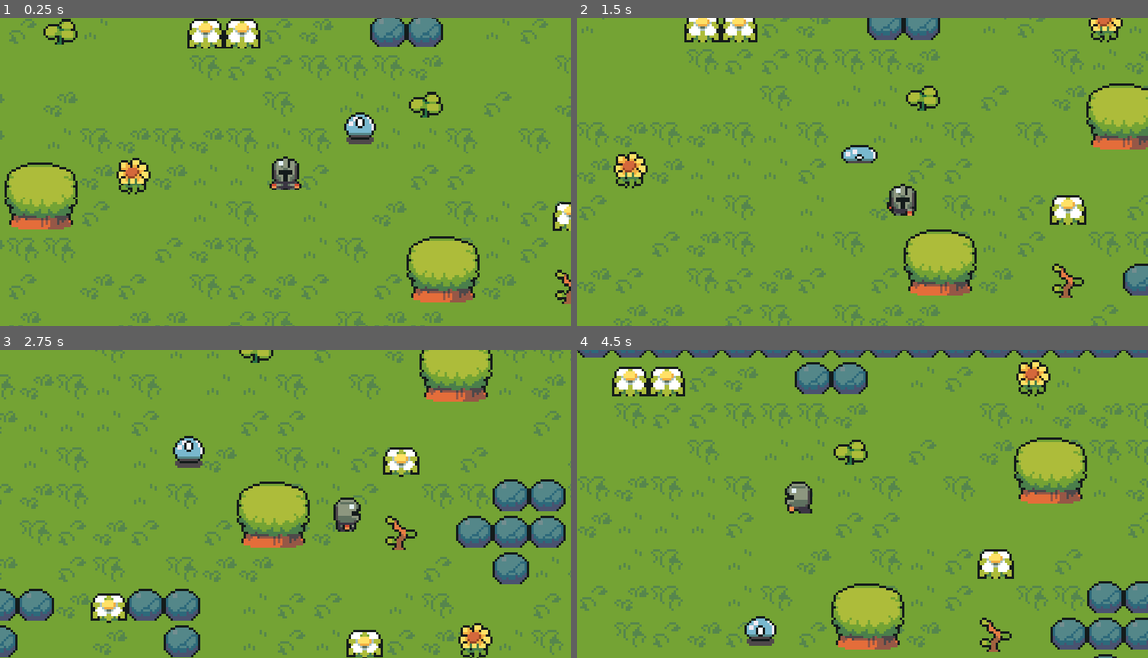
Above: before the commit, frames 1-4 (two rows, left to right).
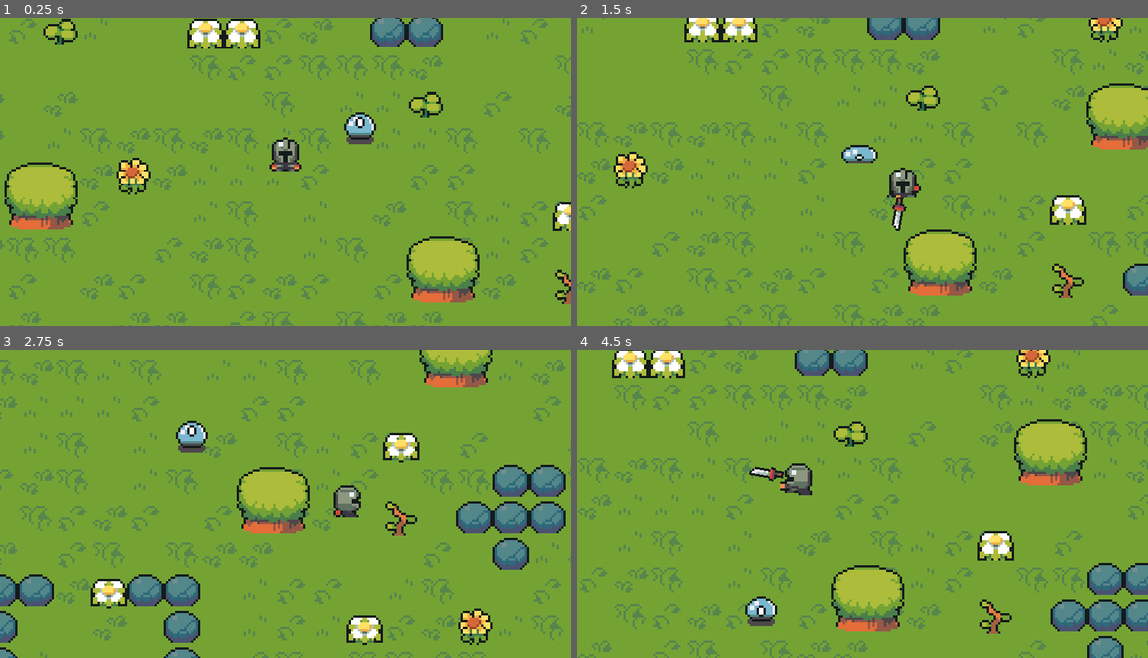
Above: after the commit, the same moments.

Repository: KawaProductions/BoyoRPG
Game: Godot game, scene res://maps/world.tscn
The game is run twice, just before and just after one commit, with the same random seed, the same clock (stepped at 60 frames per second) and the same inputs.
Inputs:
- Up to frame 1 (0.25 s): no input
- Up to frame 2 (1.5 s): hold Right (ui_right) 0.53-1.28 s; tap Space (attack, bound only after the commit) at 0.6, 1.35 s; hold Down (ui_down) from 1.28 s (still down)
- Up to frame 3 (2.75 s): release Down (ui_down) at 2.03 s; hold Right (ui_right) from 2.03 s (still down); tap Space (attack, bound only after the commit) at 2.1 s
- Up to frame 4 (4.5 s): release Right (ui_right) at 2.78 s; hold Up (ui_up) 2.78-3.53 s; tap Space (attack, bound only after the commit) at 2.85, 3.6, 4.35 s; hold Left (ui_left) from 3.53 s (still down)

The runs differ from the first frame. In frame 1, 0.7% of the frame differs, in the area x 47-53%, y 38-56%; in frame 2, 0.7%; in frame 3, 27%; in frame 4, 28%, in the area x 0-100%, y 0-100%.

Commit message:
Basic weapon scene and animations

Diff:
--- /dev/null
+++ b/items/weapons/sword.tscn
@@ -0,0 +1,16 @@
+[gd_scene load_steps=3 format=3 uid="uid://eejkx0cqofkl"]
+
+[ext_resource type="Texture2D" uid="uid://bukyuai3f3aab" path="res://items/weapons/sword.png" id="1_u7qd1"]
+
+[sub_resource type="RectangleShape2D" id="RectangleShape2D_buc7h"]
+size = Vector2(2, 10)
+
+[node name="Sword" type="Area2D"]
+
+[node name="Sprite2D" type="Sprite2D" parent="."]
+position = Vector2(0, -5.5)
+texture = ExtResource("1_u7qd1")
+
+[node name="CollisionShape2D" type="CollisionShape2D" parent="."]
+position = Vector2(0, -7.5)
+shape = SubResource("RectangleShape2D_buc7h")
--- a/player/player.gd
+++ b/player/player.gd
@@ -3,6 +3,10 @@
 var input_movement = Vector2.ZERO
 @export var speed = 70
 @onready var animations = $AnimationPlayer
+@onready var weapon = $weapon
+
+var lastAnimDirection: String = "Down"
+var isAttacking: bool = false
 
 func handleInput():
 	input_movement = Input.get_vector("ui_left", "ui_right", "ui_up", "ui_down")
@@ -12,7 +16,20 @@
 	else:
 		velocity = Vector2.ZERO
 
+	if Input.is_action_just_pressed("attack"):
+		attack()
+
+func attack():
+	animations.play("attack" + lastAnimDirection)
+	isAttacking = true
+	weapon.visible = true
+	await animations.animation_finished
+	isAttacking = false
+	weapon.visible = false
+
 func updateAnimation():
+	if isAttacking: return
+
 	if velocity.length() == 0:
 		if animations.is_playing():
 			animations.stop()
@@ -29,6 +46,7 @@
 			_:
 				direction="Down"
 		animations.play("move" + direction)
+		lastAnimDirection = direction
 
 
 func _physics_process(delta):
--- a/player/player.tscn
+++ b/player/player.tscn
@@ -1,7 +1,8 @@
-[gd_scene load_steps=10 format=3 uid="uid://b8y3gph323o0g"]
+[gd_scene load_steps=15 format=3 uid="uid://b8y3gph323o0g"]
 
 [ext_resource type="Script" path="res://player/player.gd" id="1_8yic0"]
 [ext_resource type="Texture2D" uid="uid://vm62l85aar1a" path="res://player/SpriteSheet.png" id="2_ux0oc"]
+[ext_resource type="PackedScene" uid="uid://eejkx0cqofkl" path="res://items/weapons/sword.tscn" id="3_67102"]
 
 [sub_resource type="Animation" id="Animation_cagxy"]
 length = 0.001
@@ -53,6 +54,30 @@
 "update": 1,
 "values": [Vector2i(0, 0)]
 }
+tracks/4/type = "value"
+tracks/4/imported = false
+tracks/4/enabled = true
+tracks/4/path = NodePath("weapon:rotation")
+tracks/4/interp = 1
+tracks/4/loop_wrap = true
+tracks/4/keys = {
+"times": PackedFloat32Array(0),
+"transitions": PackedFloat32Array(1),
+"update": 0,
+"values": [2.0944]
+}
+tracks/5/type = "value"
+tracks/5/imported = false
+tracks/5/enabled = true
+tracks/5/path = NodePath("weapon:position")
+tracks/5/interp = 1
+tracks/5/loop_wrap = true
+tracks/5/keys = {
+"times": PackedFloat32Array(0),
+"transitions": PackedFloat32Array(1),
+"update": 0,
+"values": [Vector2(6, -1)]
+}
 
 [sub_resource type="Animation" id="Animation_c3su5"]
 resource_name = "moveDown"
@@ -126,9 +151,173 @@
 "values": [Vector2i(1, 1), Vector2i(1, 2), Vector2i(1, 3), Vector2i(1, 0)]
 }
 
+[sub_resource type="Animation" id="Animation_cfmwn"]
+resource_name = "attackDown"
+length = 0.2
+tracks/0/type = "value"
+tracks/0/imported = false
+tracks/0/enabled = true
+tracks/0/path = NodePath("weapon:rotation")
+tracks/0/interp = 1
+tracks/0/loop_wrap = true
+tracks/0/keys = {
+"times": PackedFloat32Array(0, 0.2),
+"transitions": PackedFloat32Array(1, 1),
+"update": 0,
+"values": [2.0944, 4.18879]
+}
+tracks/1/type = "value"
+tracks/1/imported = false
+tracks/1/enabled = true
+tracks/1/path = NodePath("weapon:position")
+tracks/1/interp = 1
+tracks/1/loop_wrap = true
+tracks/1/keys = {
+"times": PackedFloat32Array(0, 0.1, 0.2),
+"transitions": PackedFloat32Array(1, 1, 1),
+"update": 0,
+"values": [Vector2(6, -1), Vector2(0, 2), Vector2(-6, -1)]
+}
+tracks/2/type = "value"
+tracks/2/imported = false
+tracks/2/enabled = true
+tracks/2/path = NodePath("Sprite2D:frame_coords")
+tracks/2/interp = 1
+tracks/2/loop_wrap = true
+tracks/2/keys = {
+"times": PackedFloat32Array(0, 0.1),
+"transitions": PackedFloat32Array(1, 1),
+"update": 1,
+"values": [Vector2i(0, 3), Vector2i(0, 4)]
+}
+
+[sub_resource type="Animation" id="Animation_fo55e"]
+resource_name = "attackUp"
+length = 0.2
+tracks/0/type = "value"
+tracks/0/imported = false
+tracks/0/enabled = true
+tracks/0/path = NodePath("weapon:rotation")
+tracks/0/interp = 1
+tracks/0/loop_wrap = true
+tracks/0/keys = {
+"times": PackedFloat32Array(0, 0.2),
+"transitions": PackedFloat32Array(1, 1),
+"update": 0,
+"values": [-1.0472, 1.0472]
+}
+tracks/1/type = "value"
+tracks/1/imported = false
+tracks/1/enabled = true
+tracks/1/path = NodePath("weapon:position")
+tracks/1/interp = 1
+tracks/1/loop_wrap = true
+tracks/1/keys = {
+"times": PackedFloat32Array(0, 0.1, 0.2),
+"transitions": PackedFloat32Array(1, 1, 1),
+"update": 0,
+"values": [Vector2(-6, -13), Vector2(0, -16), Vector2(6, -13)]
+}
+tracks/2/type = "value"
+tracks/2/imported = false
+tracks/2/enabled = true
+tracks/2/path = NodePath("Sprite2D:frame_coords")
+tracks/2/interp = 1
+tracks/2/loop_wrap = true
+tracks/2/keys = {
+"times": PackedFloat32Array(0, 0.1),
+"transitions": PackedFloat32Array(1, 1),
+"update": 1,
+"values": [Vector2i(1, 3), Vector2i(1, 4)]
+}
+
+[sub_resource type="Animation" id="Animation_fxwjm"]
+resource_name = "attackLeft"
+length = 0.2
+tracks/0/type = "value"
+tracks/0/imported = false
+tracks/0/enabled = true
+tracks/0/path = NodePath("weapon:rotation")
+tracks/0/interp = 1
+tracks/0/loop_wrap = true
+tracks/0/keys = {
+"times": PackedFloat32Array(0, 0.2),
+"transitions": PackedFloat32Array(1, 1),
+"update": 0,
+"values": [3.66519, 5.75959]
+}
+tracks/1/type = "value"
+tracks/1/imported = false
+tracks/1/enabled = true
+tracks/1/path = NodePath("weapon:position")
+tracks/1/interp = 1
+tracks/1/loop_wrap = true
+tracks/1/keys = {
+"times": PackedFloat32Array(0, 0.1, 0.2),
+"transitions": PackedFloat32Array(1, 1, 1),
+"update": 0,
+"values": [Vector2(-6, 2), Vector2(-9, -8), Vector2(-6, -13)]
+}
+tracks/2/type = "value"
+tracks/2/imported = false
+tracks/2/enabled = true
+tracks/2/path = NodePath("Sprite2D:frame_coords")
+tracks/2/interp = 1
+tracks/2/loop_wrap = true
+tracks/2/keys = {
+"times": PackedFloat32Array(0, 0.1),
+"transitions": PackedFloat32Array(1, 1),
+"update": 1,
+"values": [Vector2i(2, 3), Vector2i(2, 4)]
+}
+
+[sub_resource type="Animation" id="Animation_toqxy"]
+resource_name = "attackRight"
+length = 0.2
+tracks/0/type = "value"
+tracks/0/imported = false
+tracks/0/enabled = true
+tracks/0/path = NodePath("weapon:rotation")
+tracks/0/interp = 1
+tracks/0/loop_wrap = true
+tracks/0/keys = {
+"times": PackedFloat32Array(0, 0.2),
+"transitions": PackedFloat32Array(1, 1),
+"update": 0,
+"values": [0.523599, 2.61799]
+}
+tracks/1/type = "value"
+tracks/1/imported = false
+tracks/1/enabled = true
+tracks/1/path = NodePath("weapon:position")
+tracks/1/interp = 1
+tracks/1/loop_wrap = true
+tracks/1/keys = {
+"times": PackedFloat32Array(0, 0.1, 0.2),
+"transitions": PackedFloat32Array(1, 1, 1),
+"update": 0,
+"values": [Vector2(6, -13), Vector2(9, -8), Vector2(6, 2)]
+}
+tracks/2/type = "value"
+tracks/2/imported = false
+tracks/2/enabled = true
+tracks/2/path = NodePath("Sprite2D:frame_coords")
+tracks/2/interp = 1
+tracks/2/loop_wrap = true
+tracks/2/keys = {
+"times": PackedFloat32Array(0, 0.1),
+"transitions": PackedFloat32Array(1, 1),
+"update": 1,
+"values": [Vector2i(3, 3), Vector2i(3, 4)]
+}
+
 [sub_resource type="AnimationLibrary" id="AnimationLibrary_mvwde"]
 _data = {
 "RESET": SubResource("Animation_cagxy"),
+"attackDown": SubResource("Animation_cfmwn"),
+"attackLeft": SubResource("Animation_fxwjm"),
+"attackRight": SubResource("Animation_toqxy"),
+"attackUp": SubResource("Animation_fo55e"),
 "moveDown": SubResource("Animation_c3su5"),
 "moveLeft": SubResource("Animation_lrx8u"),
 "moveRight": SubResource("Animation_ic4tr"),
@@ -148,11 +337,20 @@
 "": SubResource("AnimationLibrary_mvwde")
 }
 
+[node name="weapon" type="Node2D" parent="."]
+visible = false
+position = Vector2(6, -1)
+rotation = 2.0944
+
+[node name="Sword" parent="weapon" instance=ExtResource("3_67102")]
+
 [node name="Sprite2D" type="Sprite2D" parent="."]
+position = Vector2(0, -8)
 texture = ExtResource("2_ux0oc")
 hframes = 4
 vframes = 7
+region_rect = Rect2(0, 0, 64, 112)
 
 [node name="CollisionShape2D" type="CollisionShape2D" parent="."]
-position = Vector2(0, 6.5)
+position = Vector2(0, -1.5)
 shape = SubResource("RectangleShape2D_0sqkx")
--- a/project.godot
+++ b/project.godot
@@ -23,6 +23,14 @@
 window/size/window_height_override=1080
 window/stretch/mode="canvas_items"
 
+[input]
+
+attack={
+"deadzone": 0.5,
+"events": [Object(InputEventKey,"resource_local_to_scene":false,"resource_name":"","device":-1,"window_id":0,"alt_pressed":false,"shift_pressed":false,"ctrl_pressed":false,"meta_pressed":false,"pressed":false,"keycode":0,"physical_keycode":32,"key_label":0,"unicode":32,"echo":false,"script":null)
+]
+}
+
 [rendering]
 
 textures/canvas_textures/default_texture_filter=0
Binary file added: items/weapons/sword.png
Not shown, added: items/weapons/sword.png.import
